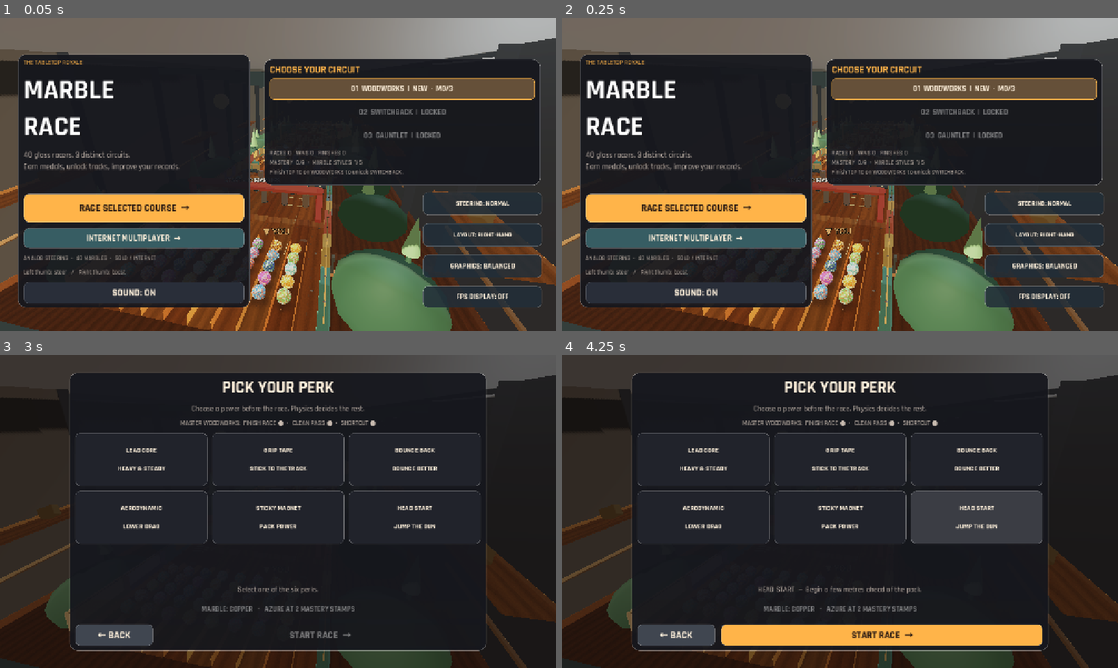
Above: before the commit, frames 1-4 (two rows, left to right).
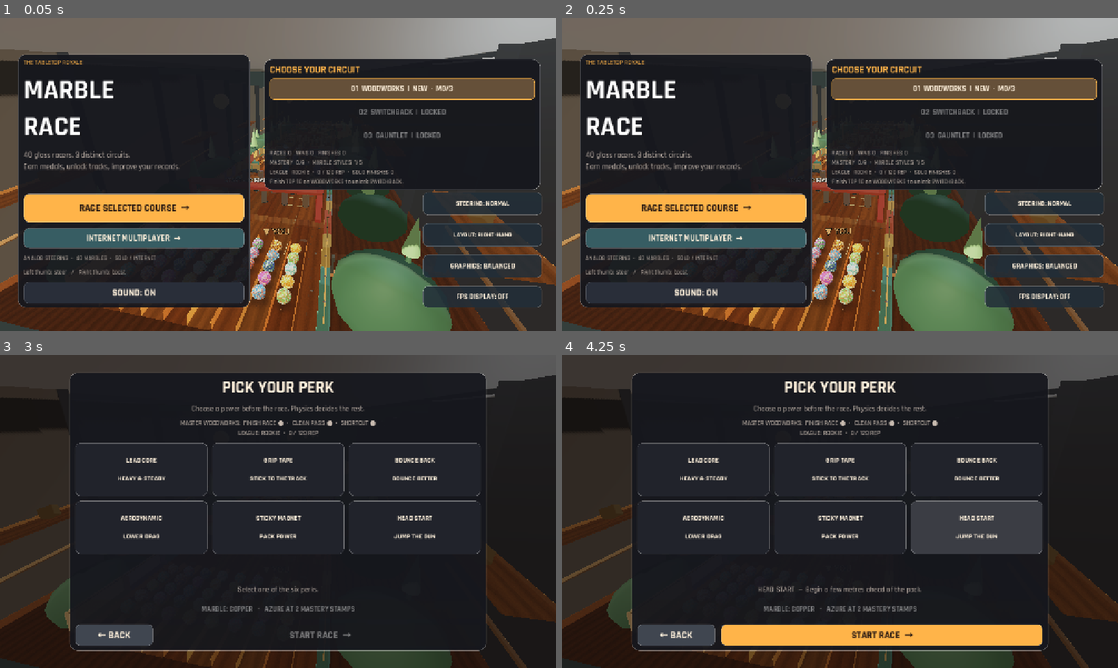
Above: after the commit, the same moments.

Repository: dbrckk/Marble-race-
Game: Godot game, scene res://scenes/main.tscn
The game is run twice, just before and just after one commit, with the same random seed, the same clock (stepped at 60 frames per second) and the same inputs.
Inputs:
- Up to frame 1 (0.05 s): no input
- Up to frame 2 (0.25 s): no input
- Up to frame 3 (3 s): click "STEERING: NORMAL" at 0.5 s; click "01 WOODWORKS | NEW · M0/3" at 1.25 s; click "01 WOODWORKS | NEW · M0/3" at 2 s; click "RACE SELECTED COURSE →" at 2.75 s
- Up to frame 4 (4.25 s): click "HEAD START JUMP THE GUN" at 3.5 s

The runs differ from the first frame. In frame 1, 0.9% of the frame differs, in the area x 47-98%, y 48-55%; in frame 2, 0.9%; in frame 3, 3.2%; in frame 4, 4.7%, in the area x 13-87%, y 24-64%.

Commit message:
v1.22 RC: persistent 5-tier Rival League for replayable physical solo races

Diff:
--- a/scripts/career.gd
+++ b/scripts/career.gd
@@ -10,6 +10,11 @@
 const STYLE_NAMES := ["COPPER","AZURE","SOLAR","AMETHYST","PRISM"]
 const STYLE_THRESHOLDS := [0,2,4,6,9]
 const ALL_MASTERY_BITS := 7
+## Additional long-term solo career progression that keeps working after
+## every one-off mastery stamp has been earned. Completely stat-neutral.
+const LEAGUE_TIERS := ["ROOKIE","CHALLENGER","CONTENDER","ELITE","LEGEND"]
+const LEAGUE_LIMITS := [0,120,320,700,1300]
+const LEAGUE_SCORE_CAP := 2000000
 
 var starts := 0
 var finishes := 0
@@ -21,6 +26,10 @@
 var stars: Array[int] = [0,0,0]
 var mastery_flags: Array[int] = [0,0,0]
 var selected_style := 0
+var league_points := 0
+var league_runs: Array[int] = [0,0,0]
+var league_clean_passes: Array[int] = [0,0,0]
+var league_shortcuts: Array[int] = [0,0,0]
 ## Four split records per circuit: 3 checkpoints plus the finish line.
 ## Flat typed array avoids nested Godot array serialization pitfalls.
 const SECTORS_PER_TRACK := 4
@@ -44,6 +53,13 @@
         for sector in range(SECTORS_PER_TRACK):
             var saved := float(file.get_value("sectors","best_%d_%d" % [index,sector],0.0))
             sector_best[index*SECTORS_PER_TRACK+sector] = saved if is_finite(saved) and saved > 0.0 and saved < 600.0 else 0.0
+    league_points = clampi(int(file.get_value("league","score",0)),0,LEAGUE_SCORE_CAP)
+    for index in range(TRACKS.size()):
+        league_runs[index] = clampi(int(file.get_value("league","runs_%d" % index,0)),0,1000000)
+        league_clean_passes[index] = clampi(
+            int(file.get_value("league","passes_%d" % index,0)),0,1000000)
+        league_shortcuts[index] = clampi(
+            int(file.get_value("league","shortcuts_%d" % index,0)),0,1000000)
     selected_style = clampi(int(file.get_value("mastery","style",0)),
         0,STYLE_NAMES.size()-1)
     if not is_style_unlocked(selected_style):
@@ -70,6 +86,11 @@
         for sector in range(SECTORS_PER_TRACK):
             file.set_value("sectors","best_%d_%d" % [index,sector],sector_best[index*SECTORS_PER_TRACK+sector])
     file.set_value("mastery","style",selected_style)
+    file.set_value("league","score",league_points)
+    for index in range(TRACKS.size()):
+        file.set_value("league","runs_%d" % index,league_runs[index])
+        file.set_value("league","passes_%d" % index,league_clean_passes[index])
+        file.set_value("league","shortcuts_%d" % index,league_shortcuts[index])
     return file.save(save_path)
 
 func begin() -> void:
@@ -197,6 +218,64 @@
     save()
     return result
 
+
+func league_tier() -> int:
+    var tier := 0
+    for i in range(LEAGUE_LIMITS.size()):
+        if league_points >= LEAGUE_LIMITS[i]:
+            tier = i
+    return tier
+
+func league_name() -> String:
+    return LEAGUE_TIERS[league_tier()]
+
+func league_next_goal() -> int:
+    var current: int = league_tier()
+    return LEAGUE_LIMITS[current+1] if current+1 < LEAGUE_LIMITS.size() else LEAGUE_LIMITS[current]
+
+func league_progress_label() -> String:
+    if league_tier() == LEAGUE_TIERS.size()-1:
+        return "LEGEND  •  %d REP  •  TOP LICENSE" % league_points
+    return "%s  •  %d / %d REP" % [
+        league_name(),league_points,league_next_goal()]
+
+func league_races() -> int:
+    var sum := 0
+    for amount in league_runs:
+        sum += amount
+    return sum
+
+func award_league(index: int, place: int, finished: bool,
+    clean_passes: int, completed_shortcut: bool) -> Dictionary:
+    # The game calls this exactly once during trusted offline result finalization.
+    # No client-supplied rank, claim IDs or network RPCs can reach this path.
+    var result: Dictionary = {
+        "earned":0,"previous":league_name(),"tier":league_name(),
+        "promoted":false,"score":league_points,"next":league_next_goal()}
+    if not finished or index < 0 or index >= TRACKS.size() or (
+        place < 1 or place > 40):
+        return result
+    var placement: int = 25 if place == 1 else (
+        18 if place <= 3 else (
+        12 if place <= 10 else (7 if place <= 20 else 4)))
+    var clean: int = clampi(clean_passes,0,3)
+    var points: int = 10+placement+clean*5+(8 if completed_shortcut else 0)
+    if clean == 3 and completed_shortcut:
+        points += 5
+    var old_tier: int = league_tier()
+    league_points = mini(LEAGUE_SCORE_CAP,league_points+points)
+    league_runs[index] = mini(1000000,league_runs[index]+1)
+    league_clean_passes[index] = mini(1000000,league_clean_passes[index]+clean)
+    if completed_shortcut:
+        league_shortcuts[index] = mini(1000000,league_shortcuts[index]+1)
+    result["earned"] = points
+    result["tier"] = league_name()
+    result["promoted"] = league_tier() > old_tier
+    result["score"] = league_points
+    result["next"] = league_next_goal()
+    save()
+    return result
+
 func best_sector(index: int, sector: int) -> float:
     if index < 0 or index >= TRACKS.size() or sector < 0 or sector >= SECTORS_PER_TRACK:
         return 0.0
--- a/scripts/game.gd
+++ b/scripts/game.gd
@@ -886,6 +886,8 @@
 func _add_player_marker(m: RigidBody3D) -> void:
     var tag = Label3D.new()
     tag.text = "▼ YOU"
+    if not net.is_active() and career.league_tier() >= 1:
+        tag.text += "  •  " + career.league_name()
     tag.name = "PlayerTag"
     tag.font_size = 41
     tag.pixel_size = 0.014
@@ -1330,6 +1332,13 @@
             last_result["mastery_styles"] = earned["new_styles"]
             last_result["mastery_track"] = earned["track_count"]
             last_result["mastery_total"] = earned["count"]
+            var league: Dictionary = career.award_league(
+                selected_track,player_rank(),completed,clean_count,used_bypass)
+            last_result["league_earned"] = league["earned"]
+            last_result["league_promoted"] = league["promoted"]
+            last_result["league_tier"] = league["tier"]
+            last_result["league_score"] = league["score"]
+            last_result["league_next"] = league["next"]
     if net.is_host():
         net.on_host_finish()
     audio.tone("finish")
--- a/scripts/hud.gd
+++ b/scripts/hud.gd
@@ -281,6 +281,8 @@
         game.career.starts,game.career.victories,game.career.finishes]
     career_label.text += "\nMASTERY  %d/9  ·  MARBLE STYLES  %d/5" % [
         game.career.mastery_count(),game.career.unlocked_style_count()]
+    career_label.text += "\nLEAGUE  %s  ·  SOLO FINISHES %d" % [
+        game.career.league_progress_label(),game.career.league_races()]
     if game.career.unlocked < 3:
         career_label.text += "\n" + game.career.next_locked_requirement()
 
@@ -445,8 +447,9 @@
 
 func _refresh_mastery_preview() -> void:
     if is_instance_valid(mastery_label):
-        mastery_label.text = "MASTER %s:  %s" % [
-            game.track_title(),game.career.mastery_summary(game.selected_track)]
+        mastery_label.text = "MASTER %s:  %s\nLEAGUE: %s" % [
+            game.track_title(),game.career.mastery_summary(game.selected_track),
+            game.career.league_progress_label()]
     if is_instance_valid(style_button):
         var count: int = game.career.unlocked_style_count()
         style_button.text = "MARBLE: %s   •   %d / 5 STYLES   ↻" % [
@@ -1034,6 +1037,11 @@
     var unlocked_styles: Array = status.get("mastery_styles",[])
     if not unlocked_styles.is_empty():
         mastery_text += "\nNEW MARBLE: " + ", ".join(PackedStringArray(unlocked_styles))
+    var league_text := "LEAGUE  %s  +%d REP" % [
+        str(status.get("league_tier",game.career.league_name())),
+        int(status.get("league_earned",0))]
+    if bool(status.get("league_promoted",false)):
+        league_text += "  •  LICENSE PROMOTED!"
     var sector_text := ""
     var sector_times: Array = status.get("sector_times",[])
     var sector_records: Array = status.get("sector_records",[])
@@ -1044,8 +1052,8 @@
                 float(sector_times[sector]),
                 " ★" if sector_records.size() == 4 and bool(sector_records[sector]) else ""]
     if summary:
-        summary.text = "POSITION  #%d / 40   •   %s\nTIME  %.1fs\nCLEAN PASSES  %d / 3\n%s\n%s\n%s\n%s\n%s\nBEST  #%s\n\nTOP 5\n%s" % [
-            place,"FINISHED" if finished else "TIME OUT",time,clean_passes,mastery_text,stars_text,sector_text,
+        summary.text = "POSITION  #%d / 40   •   %s\nTIME  %.1fs\nCLEAN PASSES  %d / 3\n%s\n%s\n%s\n%s\n%s\n%s\nBEST  #%s\n\nTOP 5\n%s" % [
+            place,"FINISHED" if finished else "TIME OUT",time,clean_passes,league_text,mastery_text,stars_text,sector_text,
             record_text,unlock_text,
             str(game.career.track_best[game.selected_track]) if game.career.track_best[game.selected_track] > 0 else "—",
             leaders]
--- /dev/null
+++ b/tests/league_progress.gd
@@ -0,0 +1,106 @@
+extends SceneTree
+## Solo-only replay points and permanent lifetime milestones.
+const Career = preload("res://scripts/career.gd")
+const TEST_SAVE := "user://qa_league_lifetime.cfg"
+const SCENE_SAVE := "user://qa_league_scene.cfg"
+
+func _initialize() -> void:
+    call_deferred("_verify")
+
+func _verify() -> void:
+    DirAccess.remove_absolute(ProjectSettings.globalize_path(TEST_SAVE))
+    DirAccess.remove_absolute(ProjectSettings.globalize_path(SCENE_SAVE))
+    var c = Career.new()
+    c.save_path = TEST_SAVE
+    assert(c.league_points == 0 and c.league_name() == "ROOKIE")
+    var no_finisher: Dictionary = c.award_league(0,1,false,3,true)
+    assert(int(no_finisher["earned"]) == 0 and c.league_points == 0)
+    no_finisher = c.award_league(0,0,true,3,true)
+    assert(c.league_points == 0,"Impossible rank cannot generate replay points")
+    no_finisher = c.award_league(3,1,true,3,true)
+    assert(c.league_points == 0,"Unknown courses cannot generate replay points")
+    var plain: Dictionary = c.award_league(0,40,true,0,false)
+    assert(int(plain["earned"]) == 14)
+    var excellent: Dictionary = c.award_league(0,1,true,20,true)
+    assert(int(excellent["earned"]) == 63,
+        "Near miss scoring must be capped to three real hazards")
+    assert(c.league_clean_passes[0] == 3 and c.league_shortcuts[0] == 1)
+    assert(c.league_runs[0] == 2 and c.league_races() == 2)
+    assert(c.league_tier() == 0)
+    var total_promotions := 0
+    for round_index in range(80):
+        var index: int = round_index % 3
+        var earned: Dictionary = c.award_league(index,2,true,1,round_index%2==0)
+        if bool(earned["promoted"]):
+            total_promotions += 1
+    assert(c.league_tier() == 4 and c.league_name() == "LEGEND")
+    assert(total_promotions == 4,
+        "Every tier should be earned once, not repeatedly triggered")
+    assert(c.league_points > Career.LEAGUE_LIMITS[4])
+    assert(c.league_next_goal() == Career.LEAGUE_LIMITS[4])
+    assert(c.league_progress_label().contains("LEGEND"))
+    var restored = Career.new()
+    restored.save_path = TEST_SAVE
+    restored.load_save()
+    assert(restored.league_points == c.league_points)
+    assert(restored.league_runs == c.league_runs)
+    assert(restored.league_shortcuts == c.league_shortcuts)
+    assert(restored.league_clean_passes == c.league_clean_passes)
+    var legacy := ConfigFile.new()
+    legacy.set_value("career","starts",2)
+    legacy.set_value("career","finishes",1)
+    legacy.set_value("career","best_0",9)
+    assert(legacy.save(SCENE_SAVE) == OK)
+    var upgraded = Career.new()
+    upgraded.save_path = SCENE_SAVE
+    upgraded.load_save()
+    assert(upgraded.league_points == 0 and upgraded.league_races() == 0)
+    assert(upgraded.unlocked == 2 and upgraded.track_best[0] == 9,
+        "Old existing career data must survive added league fields")
+
+    var game = load("res://scenes/main.tscn").instantiate()
+    root.add_child(game)
+    await process_frame
+    game.career.save_path = SCENE_SAVE
+    game.career.unlocked = 3
+    game.set_process(false)
+    game.set_physics_process(false)
+    game.start_race("Grip Tape")
+    game.race_state = "RACING"
+    game.player.finished = false
+    game._end_race()
+    assert(game.career.league_points == 0,"DNF must never award league reputation")
+    game.return_to_menu()
+    game.start_race("Grip Tape")
+    game.race_state = "RACING"
+    game.player.finished = true
+    game.player.finish_time = 48.0
+    game.race_time = 48.0
+    game.race_director.awarded["0:39"] = true
+    game.shortcut_route.triggered[39] = true
+    game._end_race()
+    var now_points: int = game.career.league_points
+    assert(now_points > 15 and int(game.last_result["league_earned"]) > 15)
+    var summary: Label = game.ui.results_layer.find_child("Summary",true,false)
+    assert(summary.text.contains("LEAGUE  ROOKIE"),
+        "Solo result should explain league reputation earned")
+    game._end_race()
+    assert(game.career.league_points == now_points,
+        "Re-entering results must not double-count a completed race")
+    game.return_to_menu()
+    game.net.role = "server"
+    game.start_race("Grip Tape")
+    game.race_state = "RACING"
+    game.player.finished = true
+    game.player.finish_time = 32.0
+    game._end_race()
+    assert(game.career.league_points == now_points,
+        "Multiplayer server cannot rewrite private solo league progress")
+    game.net.role = "offline"
+    game.return_to_menu()
+    game.queue_free()
+    await process_frame
+    DirAccess.remove_absolute(ProjectSettings.globalize_path(TEST_SAVE))
+    DirAccess.remove_absolute(ProjectSettings.globalize_path(SCENE_SAVE))
+    print("LEAGUE_PROGRESS_PASS: 5 ranks, old saves, replay points, solo-only results")
+    quit(0)
Not shown, changed: export_presets.cfg
Not shown, changed: .github/workflows/verify.yml
Not shown, changed: README.md
